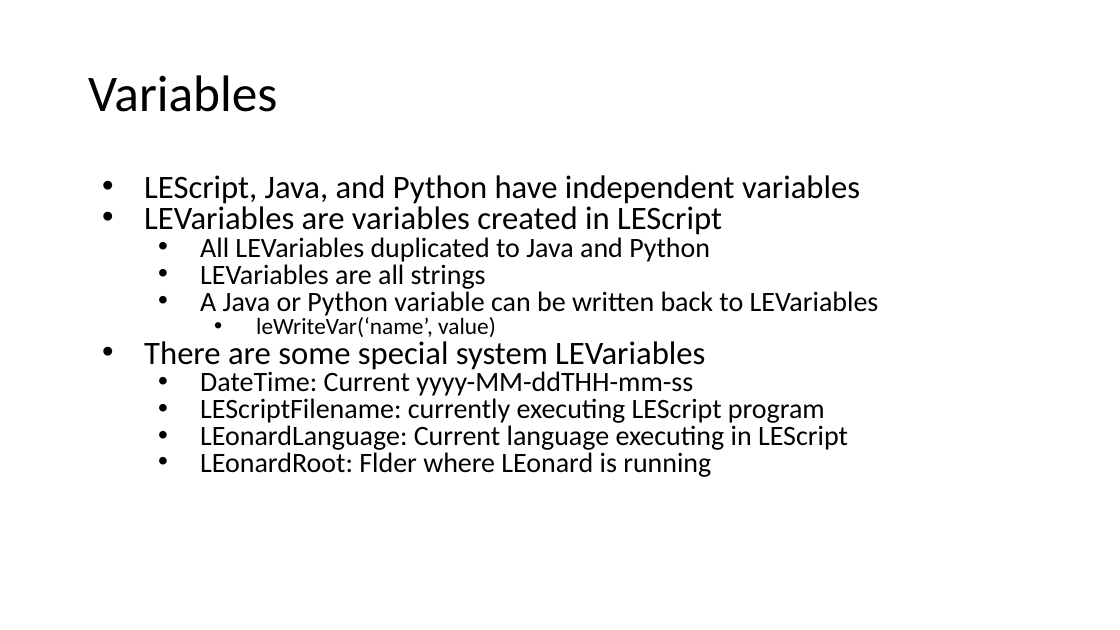
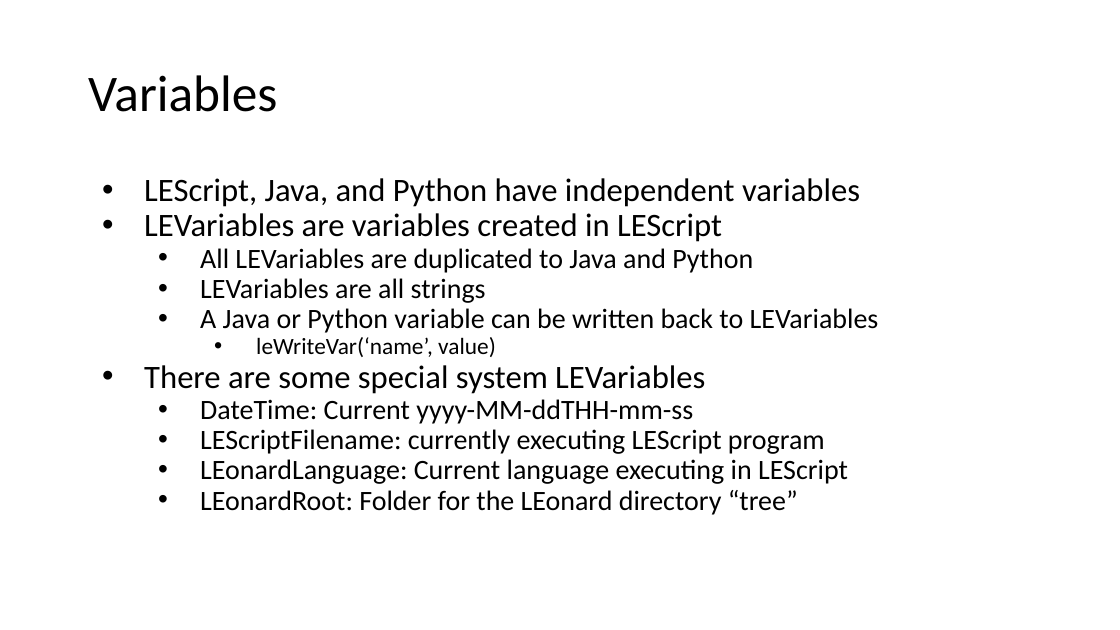
Before and after one commit to nedlecky/LEonard, a slide deck: slide 3 of LEonard/LEonard Design Rev 13.pptx. Drawn at 1120x630 pixels with LibreOffice and Linux fonts; fonts in the diff are those of the drawing. Boxes give left, top, right and bottom in pixels: in the first picture for what was removed or moved away, otherwise in the second. Text is boxed around its words. In the diff, an @@ line names an element or a change of style, - is before the commit and + after.

```diff
--- a/LEonard/LEonard Design Rev 13.pptx
+++ b/LEonard/LEonard Design Rev 13.pptx
@@ text at <box>144,178,879,484</box>: line spacing 0.8 to 0.9 @@
@@ text at <box>200,248,753,273</box>: text changed @@
-  • All LEVariables duplicated to Java and Python
+  • All LEVariables are duplicated to Java and Python
@@ text at <box>200,490,798,515</box>: text changed @@
-  • LEonardRoot: Flder where LEonard is running
+  • LEonardRoot: Folder for the LEonard directory “tree”
```
Also in this commit, not shown: 8 other files.
